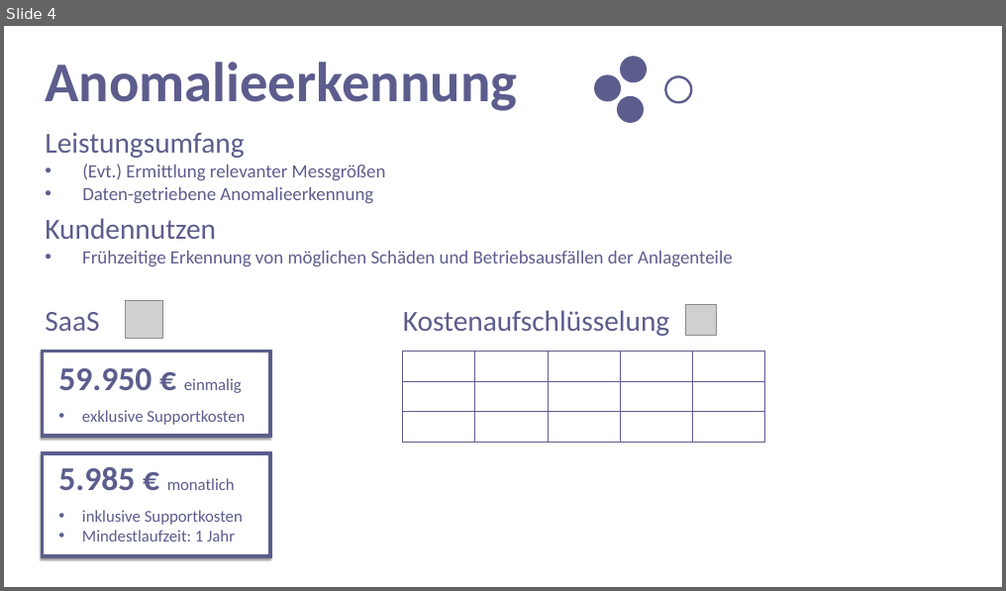
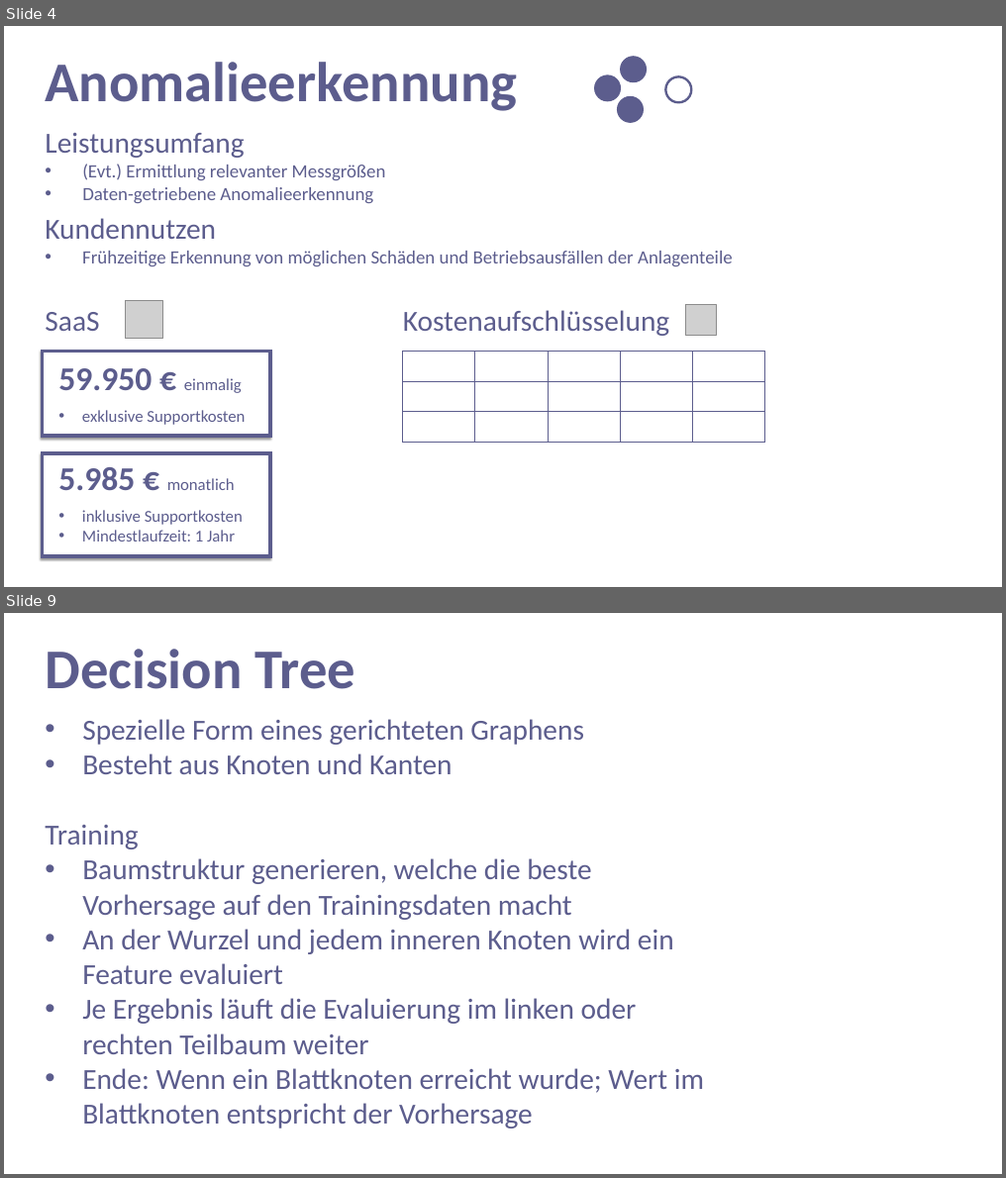
Before and after one commit to kiya1013/APuPDaten, a slide deck: Documents/Produktpraesentation.pptx. Shown one above the other, each under a label of ours: slide 4 before the commit, slides 4 and 9 after it; the slides between them are not shown. The pictures are 1006x591 and 1006x1178 pixels, drawn with LibreOffice and Linux fonts; fonts in the diff are those of the drawing; grey boxes stand for pictures. Boxes give left, top, right and bottom in pixels: in the first picture for what was removed or moved away, otherwise in the second. Text is boxed around its words. In the diff, an @@ line names an element or a change of style, - is before the commit and + after.

Commit message:
Update Präsentation

```diff
--- a/Documents/Produktpraesentation.pptx
+++ b/Documents/Produktpraesentation.pptx
@@ slide 9 added at (4,613,1002,1174), background #FFFFFF @@
@@ text added at (45,649,355,689), 54 pt, text #5C5D8D, bold @@
+Decision Tree
@@ text added at (45,719,704,1129), 28 pt, text #5C5D8D @@
+• Spezielle Form eines gerichteten Graphens
+• Besteht aus Knoten und Kanten
+Training
+• Baumstruktur generieren, welche die beste Vorhersage auf den Trainingsdaten macht
+• An der Wurzel und jedem inneren Knoten wird ein Feature evaluiert
+• Je Ergebnis läuft die Evaluierung im linken oder rechten Teilbaum weiter
+• Ende: Wenn ein Blattknoten erreicht wurde; Wert im Blattknoten entspricht der Vorhersage
```
Also in this commit, not shown: 6 other slides added.
